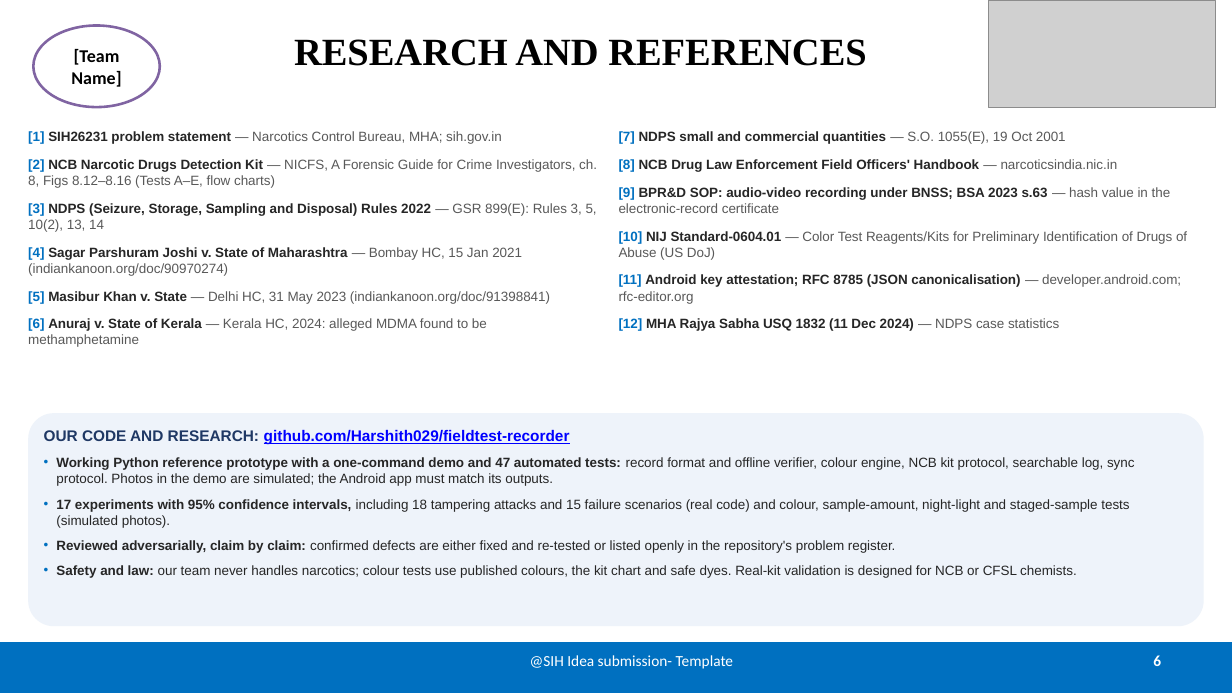
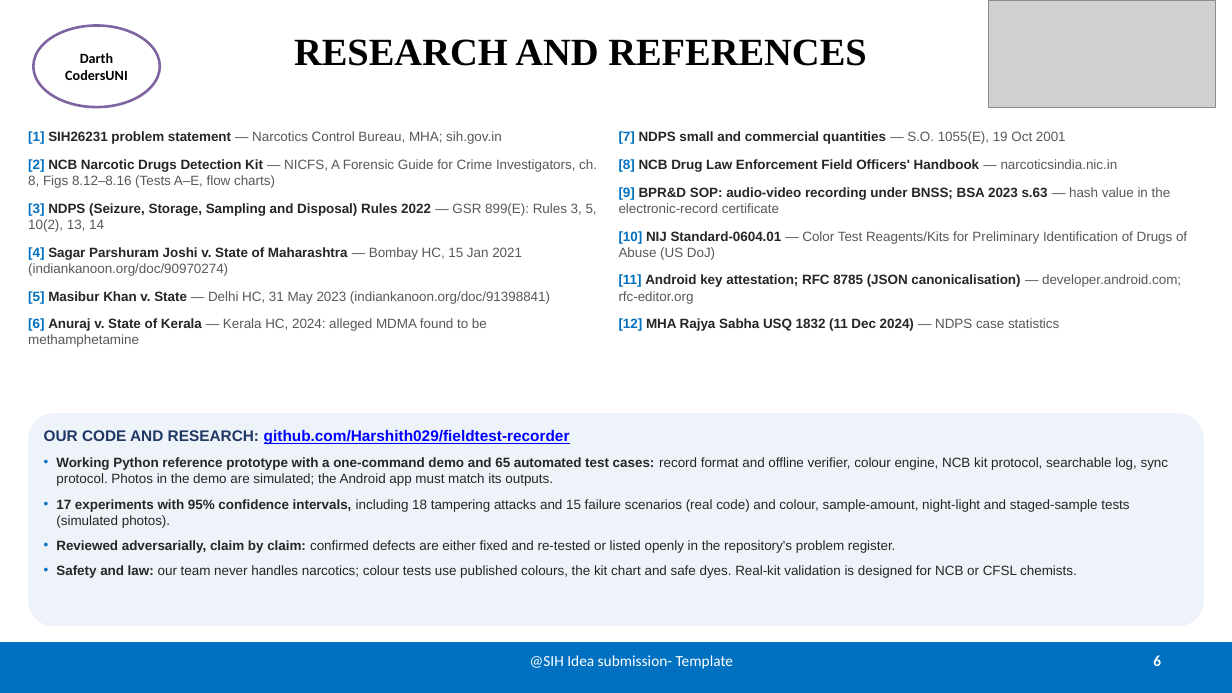
Before and after one commit to Harshith029/fieldtest-recorder, a slide deck: slide 6 of docs/deck/SIH26231_Idea_Submission.pptx. Drawn at 1232x693 pixels with LibreOffice and Linux fonts; fonts in the diff are those of the drawing; grey boxes stand for pictures. Boxes give left, top, right and bottom in pixels: in the first picture for what was removed or moved away, otherwise in the second. Text is boxed around its words. In the diff, an @@ line names an element or a change of style, - is before the commit and + after.

```diff
--- a/docs/deck/SIH26231_Idea_Submission.pptx
+++ b/docs/deck/SIH26231_Idea_Submission.pptx
@@ text in ellipse at (65, 53, 128, 80): text changed; size 14 to 11 pt @@
-[Team Name]
+Darth CodersUNI
@@ text at (56, 457, 1169, 486): text changed @@
-• Working Python reference prototype with a one-command demo and 47 automated tests: record format and offline verifier, colour engine, NCB kit protocol, searchable log, sync protocol. Photos in the demo are simulated; the Android app must match its outputs.
+• Working Python reference prototype with a one-command demo and 65 automated test cases: record format and offline verifier, colour engine, NCB kit protocol, searchable log, sync protocol. Photos in the demo are simulated; the Android app must match its outputs.
```
Also in this commit, not shown: 5 other slides changed, 22 other files.
